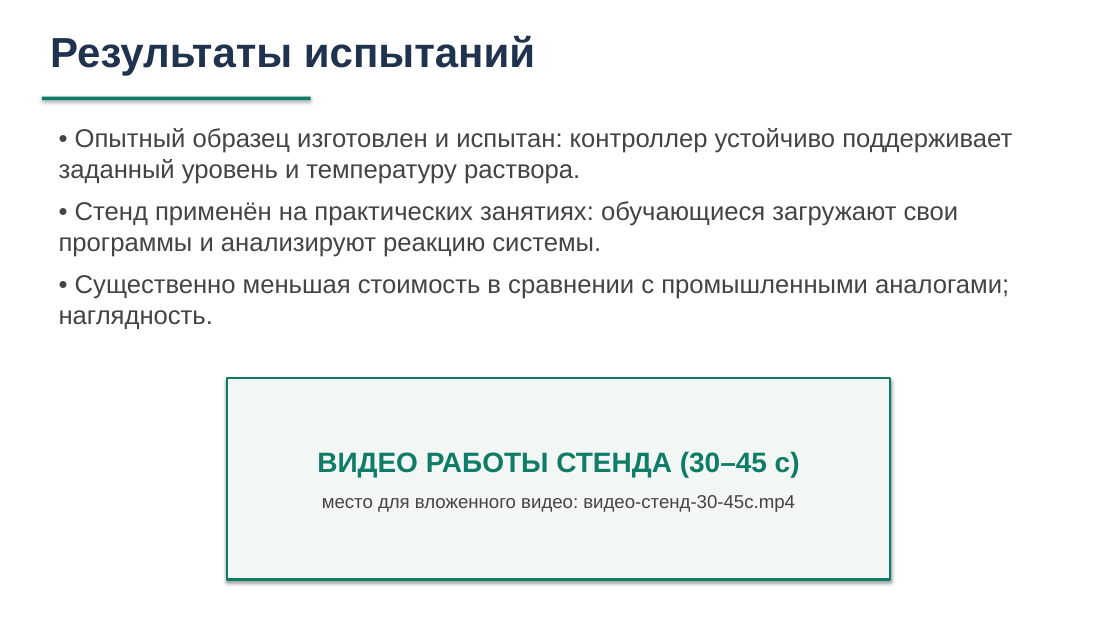
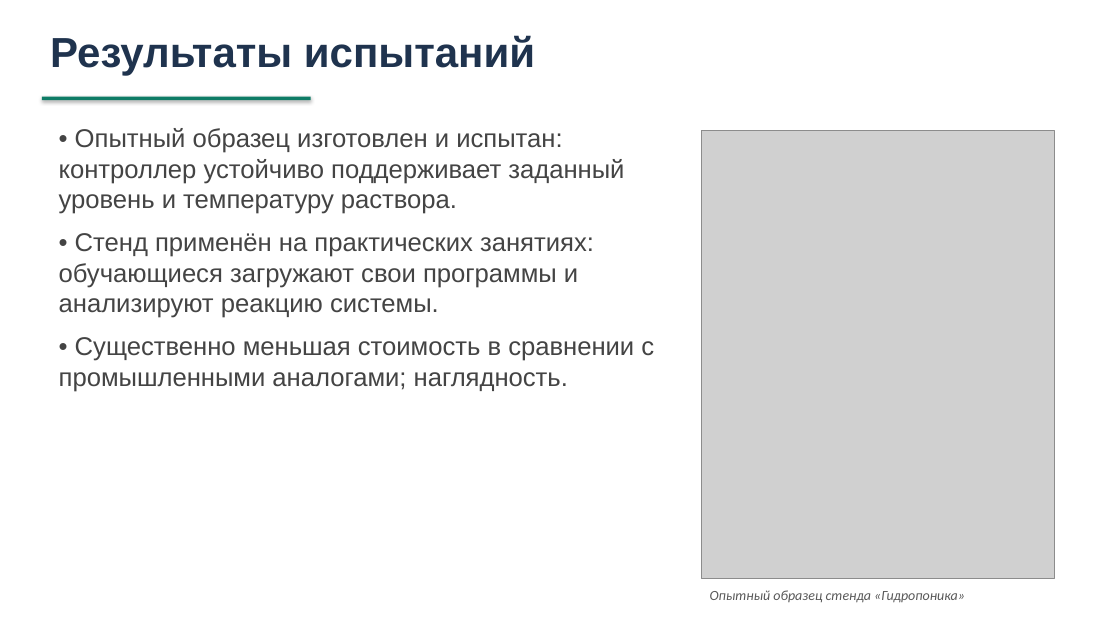
Before and after one commit to DimaNikolaevi4/Konkurs, a slide deck: slide 6 of Гидропоника-заявка-2026/Презентация_Чагин_Гидропоника.pptx. Drawn at 1120x630 pixels with LibreOffice and Linux fonts; fonts in the diff are those of the drawing; grey boxes stand for pictures. Boxes give left, top, right and bottom in pixels: in the first picture for what was removed or moved away, otherwise in the second. Text is boxed around its words. In the diff, an @@ line names an element or a change of style, - is before the commit and + after.

```diff
--- a/Гидропоника-заявка-2026/Презентация_Чагин_Гидропоника.pptx
+++ b/Гидропоника-заявка-2026/Презентация_Чагин_Гидропоника.pptx
@@ text "• Опытный образец изготовлен и ..." rewrapped from (x1=59, y1=128, x2=1012, y2=329) to (x1=59, y1=128, x2=654, y2=361) @@
@@ picture added at (x1=702, y1=130, x2=1054, y2=579) @@
@@ rectangle removed at (x1=227, y1=378, x2=891, y2=580) @@
-ВИДЕО РАБОТЫ СТЕНДА (30–45 с)
-место для вложенного видео: видео-стенд-30-45с.mp4
@@ text added at (x1=710, y1=590, x2=965, y2=603), 12 pt, text #595959, italic @@
+Опытный образец стенда «Гидропоника»
```
Also in this commit, not shown: 5 other files.
